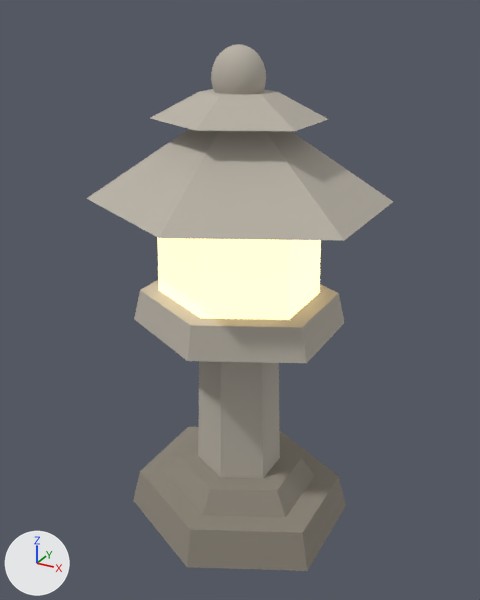
What one commit did to the glTF model web/public/assets/models/garden/lantern.glb.
The view is the same before and after, from a 50 mm lens placed at (0.618, -1.118, 1.095), pointed at (0.002, 0.002, 0.535). Arrows for +X, +Y and +Z are at lower left; the lights stay in place. The older version comes first. Vertices at exactly the same position are counted once.

In view in the first picture: 'lantern'.
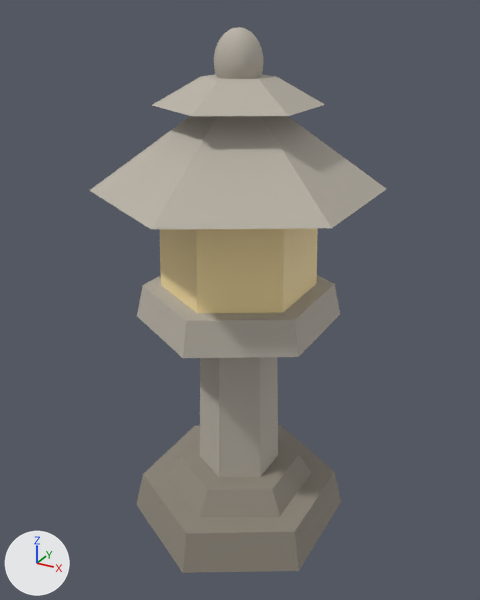
Pixel boxes [x1, y1, x2, y2] of what changed, in the pictures (480 x 600 px; the box of a moved part takes in the faces that stretch with it):
'lantern', recoloured, surface changed, reshaped: before [86, 44, 393, 571]; after [89, 27, 386, 573]
part 1 of me_cone, moved or reshaped: before [133, 427, 346, 571]; after [136, 425, 341, 573]
part 2 of me_cone, moved or reshaped: before [164, 435, 315, 517]; after [166, 436, 311, 518]
part 3 of me_cone, moved or reshaped: before [198, 361, 280, 478]; after [200, 357, 278, 478]
part 4 of me_cone, moved or reshaped: before [134, 280, 345, 363]; after [137, 275, 340, 358]
part 5 of me_cone, moved or reshaped: before [150, 89, 328, 131]; after [152, 74, 325, 116]
part 6 of me_cone, moved or reshaped: before [211, 44, 266, 94]; after [214, 27, 263, 79]
part 7 of me_cone, moved or reshaped: before [157, 237, 321, 320]; after [160, 228, 318, 313]
part 8 of me_cone, moved or reshaped: before [86, 129, 393, 241]; after [89, 116, 386, 229]

The change, as a diff of the scene's bpy script:
```diff
--- a/web/public/assets/models/garden/lantern.glb.py
+++ b/web/public/assets/models/garden/lantern.glb.py
@@ mat_glow @@
 mat_glow.roughness = 0.4
-mat_glow.emission_color = (1.0, 0.791, 0.392)  # beige #ffe6a8
-mat_glow.emission_strength = 1.5
@@ me_cone @@
 # used by ob_lantern; location = (0.0, 0.0, 0.0)
-me_cone.from_pydata(...)  # 494 vertices, 932 faces; spans x -0.27..0.27, y -0.27..0.27, z 0.0..1.035
+me_cone.from_pydata(...)  # 494 vertices, 932 faces; spans x -0.251..0.251, y -0.29..0.29, z 0.0..1.063
+# me_cone part 1: the loose piece of 12 vertices spanning x -0.23..0.23, y -0.23..0.23, z 0.0..0.088 is scaled about the mesh origin by (0.931, 1.08, 1.03)
+# me_cone part 2: the loose piece of 12 vertices spanning x -0.16..0.16, y -0.16..0.16, z 0.088..0.136 is scaled about the mesh origin by (0.931, 1.08, 1.03)
+# me_cone part 3: the loose piece of 12 vertices spanning x -0.085..0.085, y -0.085..0.085, z 0.136..0.487 is scaled about the mesh origin by (0.931, 1.07, 1.03)
+# me_cone part 4: the loose piece of 12 vertices spanning x -0.2..0.2, y -0.2..0.2, z 0.487..0.555 is scaled about its middle by (0.931, 1.08, 1.03), then moved by (0.0, 0.0, 0.014)
+# me_cone part 5: the loose piece of 12 vertices spanning x -0.15..0.15, y -0.15..0.15, z 0.905..0.954 is scaled about its middle by (0.931, 1.07, 1.03), then moved by (0.0, 0.0, 0.026)
+# me_cone part 6: the loose piece of 362 vertices spanning x -0.052..0.052, y -0.045..0.045, z 0.921..1.035 is scaled about its middle by (0.866, 1, 1.03), then moved by (0.0, 0.0, 0.027)
+# me_cone part 7: the loose piece of 12 vertices spanning x -0.15..0.15, y -0.15..0.15, z 0.555..0.749 is scaled about its middle by (0.931, 1.07, 1.03), then moved by (0.0, 0.0, 0.018)
+# me_cone part 8: 12 of 494 vertices moved; they spanned x -0.27..0.27, y -0.27..0.27, z 0.749..0.915 and now span x -0.251..0.251, y -0.29..0.29, z 0.77..0.94; mean shift (0.0, 0.0, 0.023); largest move (0.27, 0.135, 0.749) -> (0.251, 0.145, 0.77)
+# other edits to the shape of me_cone do not show in these pictures
 me_cone.materials.append(mat_stone_dark)
```
